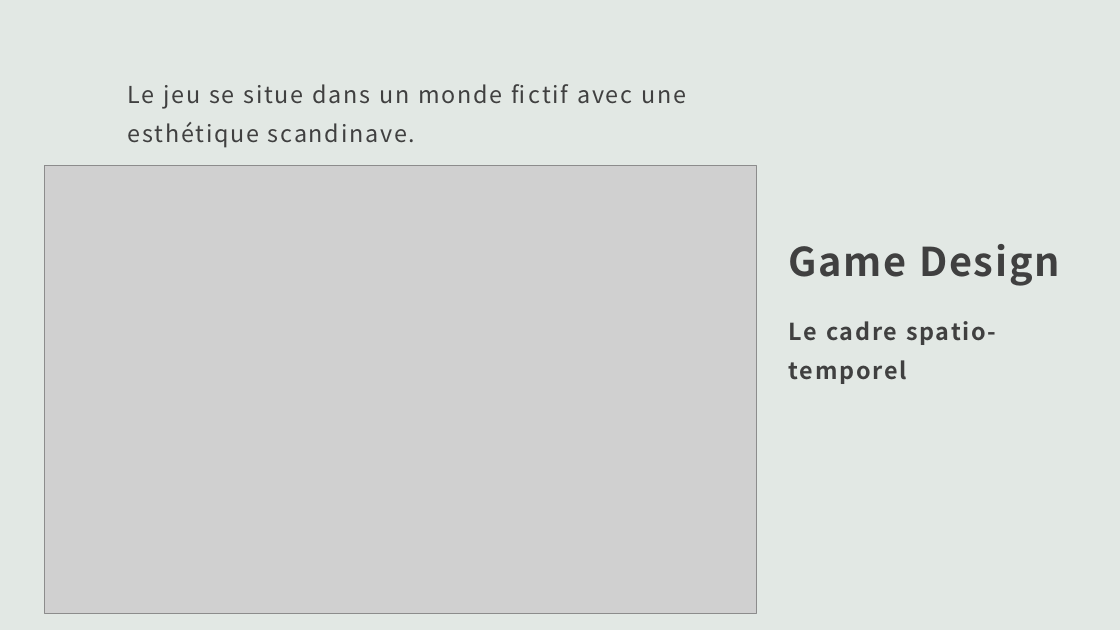
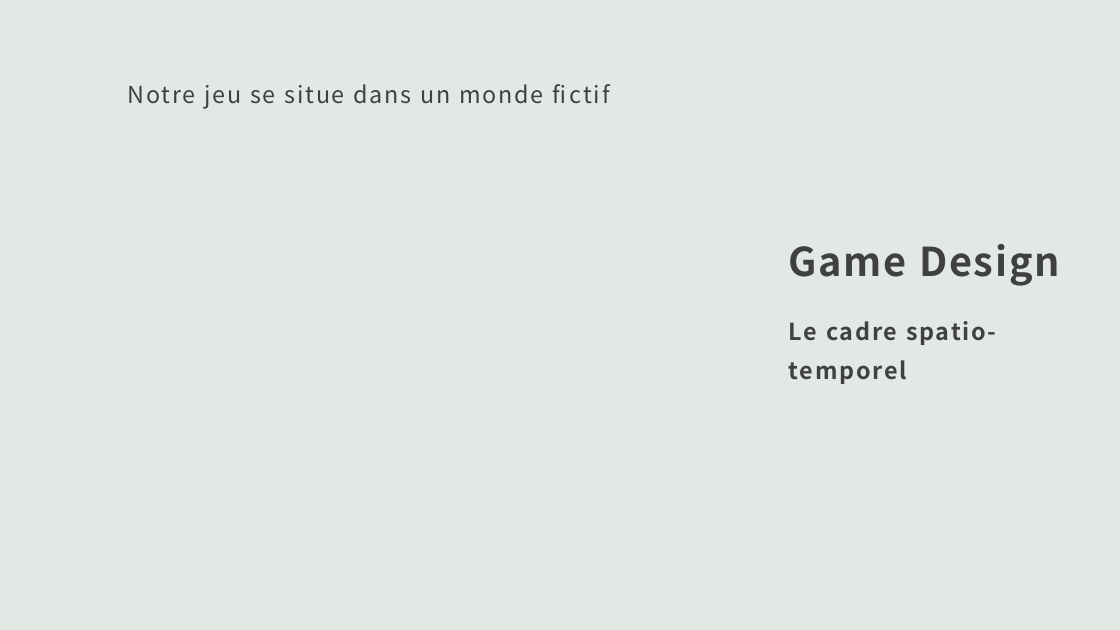
Before and after one commit to VincentMoreauBenoit/H23_204_CODE_WARS, a slide deck: slide 9 of Ébauche du projet/Projet Sim CODE WARS.pptx. Drawn at 1120x630 pixels with LibreOffice and Linux fonts; fonts in the diff are those of the drawing; grey boxes stand for pictures. Boxes give left, top, right and bottom in pixels: in the first picture for what was removed or moved away, otherwise in the second. Text is boxed around its words. In the diff, an @@ line names an element or a change of style, - is before the commit and + after.

```diff
--- a/Ébauche du projet/Projet Sim CODE WARS.pptx
+++ b/Ébauche du projet/Projet Sim CODE WARS.pptx
@@ text at [128,84,543,109]: text changed @@
-Le jeu se situe dans un monde fictif avec une esthétique scandinave.
+Notre jeu se situe dans un monde fictif
@@ picture removed at [45,165,756,613] @@
```
Also in this commit, not shown: 7 other slides changed, 1 slide added, 1 slide removed, 14 other files.
